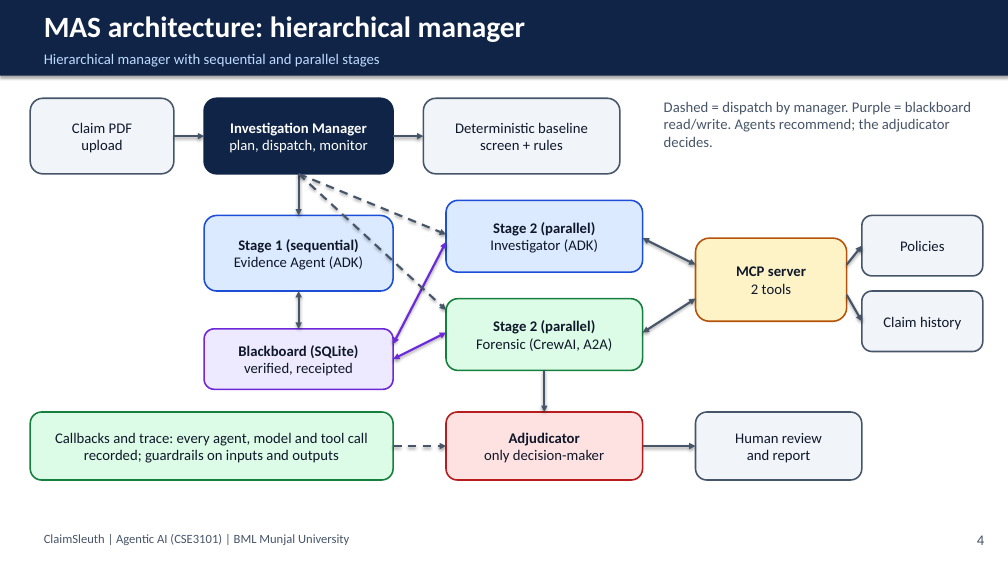
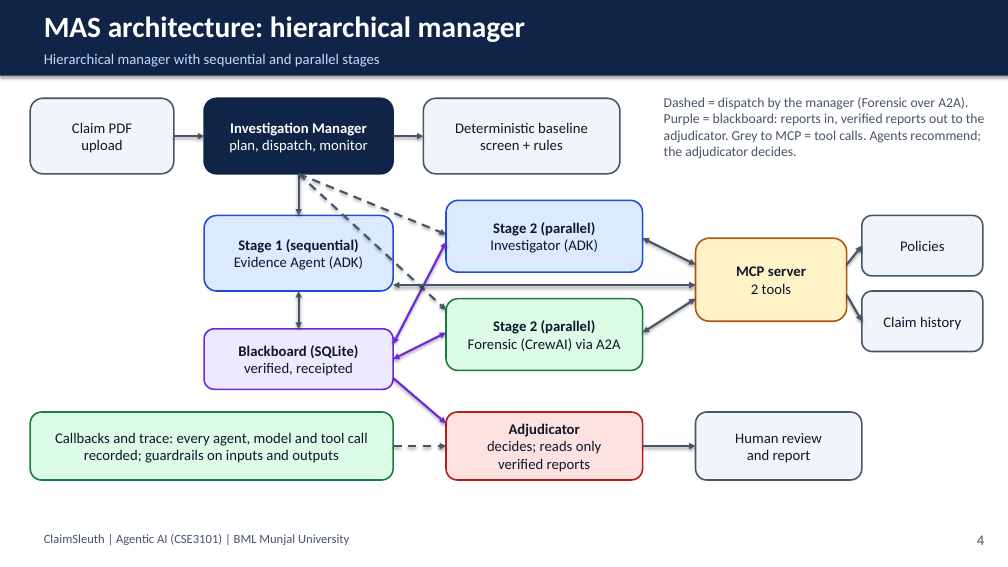
Before and after one commit to astitvasaxena/ClaimSleuth_simple, a slide deck: slide 5 of docs/submission/ClaimSleuth_Final_Presentation.pptx. Drawn at 1008x567 pixels with LibreOffice and Linux fonts; fonts in the diff are those of the drawing. Boxes give left, top, right and bottom in pixels: in the first picture for what was removed or moved away, otherwise in the second. Text is boxed around its words. In the diff, an @@ line names an element or a change of style, - is before the commit and + after.

```diff
--- a/docs/submission/ClaimSleuth_Final_Presentation.pptx
+++ b/docs/submission/ClaimSleuth_Final_Presentation.pptx
@@ text at <box>664,97,985,159</box>: text changed; size 14 to 13 pt @@
-Dashed = dispatch by manager. Purple = blackboard read/write. Agents recommend; the adjudicator decides.
+Dashed = dispatch by the manager (Forensic over A2A). Purple = blackboard: reports in, verified reports out to the adjudicator. Grey to MCP = tool calls. Agents recommend; the adjudicator decides.
@@ double arrow added from (393, 285) to (696, 285), #475569 2 pt @@
@@ text in rounded rectangle at <box>468,338,620,351</box>: text changed @@
-Forensic (CrewAI, A2A)
+Forensic (CrewAI) via A2A
@@ arrow added from (393, 378) to (446, 423), #6D28D9 2 pt @@
@@ arrow removed from (544, 371) to (544, 412) @@
@@ text in rounded rectangle at <box>487,440,601,472</box>: text changed @@
-only decision-maker
+decides; reads only
+verified reports
```
Also in this commit, not shown: 10 other slides changed, 11 other files.
